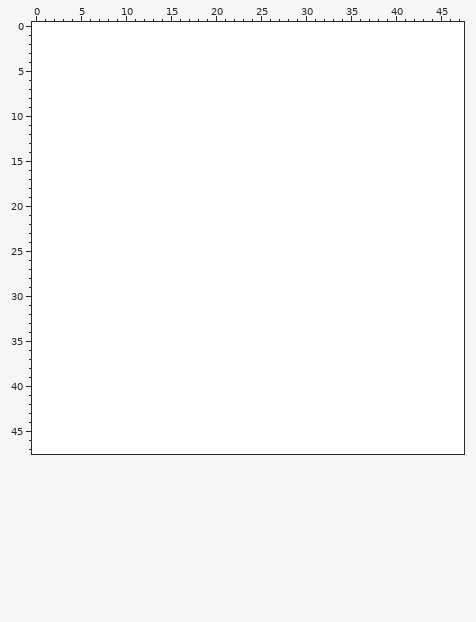
Pixel-art sprite: icons/icon48.png. Above is the file before it was changed.
The file is 48x48 pixels. Colours within 5 levels of each other are drawn and written as one.
The result:
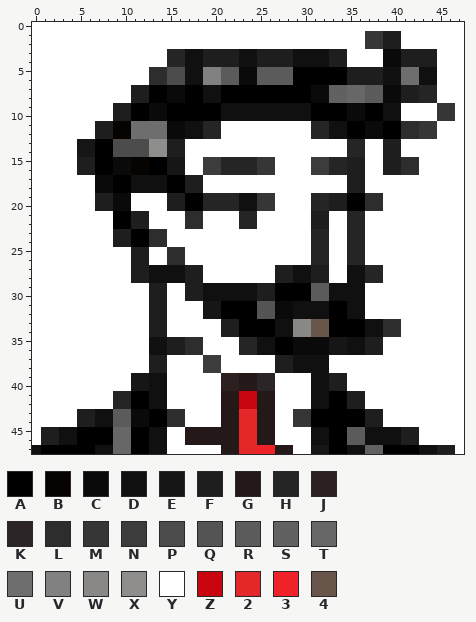
Palette (. is transparent): A #000000  B #060301  C #0a0a0a  D #101010  E #161616  F #1e1e1e  G #251818  H #252525  J #2d2021  K #2c2527  L #2d2d2d  M #363636  N #3c3c3c  P #4c4c4c  Q #545454  R #5b5b5b  S #616161  T #676767  U #6e6e6e  V #818181  W #8a8886  X #8f8e8c  Y #ffffff  Z #c9060f  2 #e3282a  3 #ef2229  4 #675649
Change:
Changed rows in their new state; - is an unchanged pixel.
first column x 0:
 1 -------------------------------------MMFF------
 2 -------------------------------------MMFF------
 3 ---------------HHDDFFFFDDFFFFDDDDFF----CCFFFF--
 4 ---------------HHDDFFFFDDFFFFDDDDFF----CCFFFF--
 5 -------------LLPPDDVVRRCCRRRRAAAAAAFFFFDDUUDD--
 6 -------------LLPPDDVVRRCCRRRRAAAAAAFFFFDDUUDD--
 7 -----------FFAACCAADDAAAAAAAAAACCSSTTRRCCFFHH--
 8 -----------FFAACCAADDAAAAAAAAAACCSSTTRRCCFFHH--
 9 ---------FFAACCAAAAAADDDDDDDDDDAAAACCAADD----MM
10 ---------FFAACCAAAAAADDDDDDDDDDAAAACCAADD----MM
11 -------FFBBUUUUCCDDHH----------HHDDAACCAALLMM--
12 -------FFBBUUUUCCDDHH----------HHDDAACCAALLMM--
13 -----EEAAPPPPXXFF------------------HH--FF------
14 -----EEAAPPPPXXFF------------------HH--FF------
15 -----FFAACCBBAAEE--NNHHHHMM----NNHHFF--FFLL----
16 -----FFAACCBBAAEE--NNHHHHMM----NNHHFF--FFLL----
17 -------CCAADDDDAAFF----------------FF----------
18 -------CCAADDDDAAFF----------------FF----------
19 -------FFCC----FFAAHHHHDDMM----HHFFAALL--------
20 -------FFCC----FFAAHHHHDDMM----HHFFAALL--------
21 ---------AAFF----LL----HH------FF--HH----------
22 ---------AAFF----LL----HH------FF--HH----------
23 ---------FFAALL----------------HH--HH----------
24 ---------FFAALL----------------HH--HH----------
25 -----------FF--LL--------------HH--HH----------
26 -----------FF--LL--------------HH--HH----------
27 -----------FFDDDDFF--------FFDDFF--DDHH--------
28 -----------FFDDDDFF--------FFDDFF--DDHH--------
29 -------------FF--FFDDDDDDFFAAAARRDDDD----------
30 -------------FF--FFDDDDDDFFAAAARRDDDD----------
31 -------------FF----EEAAAAQQCCDDDDAADD----------
32 -------------FF----EEAAAAQQCCDDDDAADD----------
33 -------------FF------FFAAAADDWW44AAAADDLL------
34 -------------FF------FFAAAADDWW44AAAADDLL------
35 -------------DDFFLL----HHDDAACCCCEEDDFF--------
36 -------------DDFFLL----HHDDAACCCCEEDDFF--------
37 -------------FF----NN------FFDDDD--------------
38 -------------FF----NN------FFDDDD--------------
39 -----------EEDD------JJGGKK----DDFF------------
40 -----------EEDD------JJGGKK----DDFF------------
41 ---------HHAADD------GGZZGG----DDAAFF----------
42 ---------HHAADD------GGZZGG----DDAAFF----------
43 -----FFDDRRCCAALL----GG22GG--MMAAAAAAFF--------
44 -----FFDDRRCCAALL----GG22GG--MMAAAAAAFF--------
45 -FFDDAAAATTAADD--GGGGGG22GG----DDAARRDDDDFF----
46 -FFDDAAAATTAADD--GGGGGG22GG----DDAARRDDDDFF----
47 DAAAAAADDTTAADD------GG2233GG--EEAADDSSAAAADDFF
